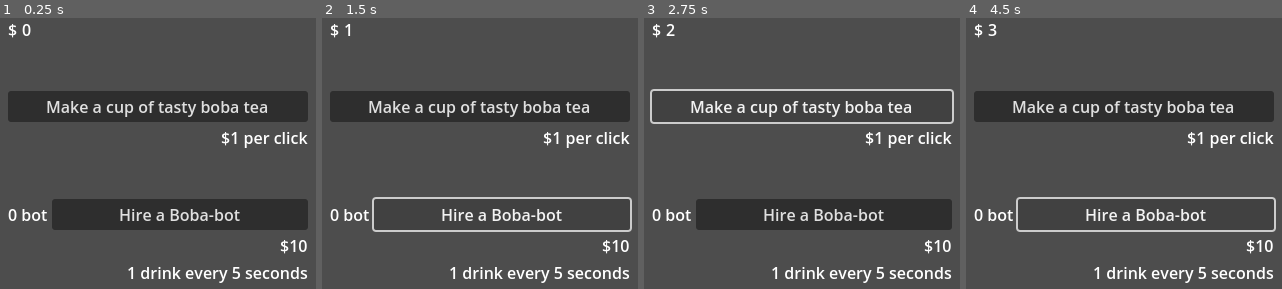
Above: before the commit, frames 1-4 (left to right).
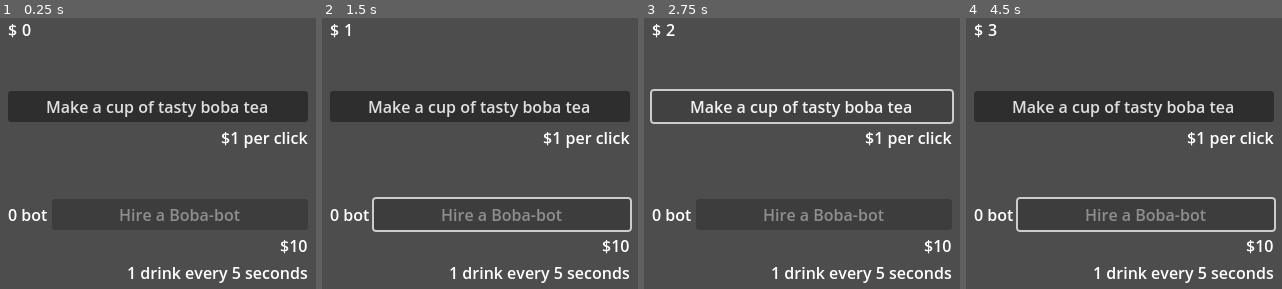
Above: after the commit, the same moments.

Repository: prutmongkol/simple-clicker
Game: Godot game, scene res://main.tscn
The game is run twice, just before and just after one commit, with the same random seed, the same clock (stepped at 60 frames per second) and the same inputs. The project has no main scene, so this scene is started directly.
Inputs (mouse positions are in pixels of both pictures, inside the frame that each line leads up to):
- Up to frame 1 (0.25 s): no input
- Up to frame 2 (1.5 s): click "Make a cup of tasty boba tea" at 0.5 s; click (502, 215) at 1.25 s, where only the run before the commit has a clickable "Hire a Boba-bot"
- Up to frame 3 (2.75 s): click "Make a cup of tasty boba tea" at 2 s
- Up to frame 4 (4.5 s): click (1146, 215) at 2.75 s, where only the run before the commit has a clickable "Hire a Boba-bot"; click "Make a cup of tasty boba tea" at 3.5 s; click (1146, 215) at 4.25 s, where only the run before the commit has a clickable "Hire a Boba-bot"

The runs differ from the first frame. In frame 1, 0.6% of the frame differs, in the area x 37-76%, y 70-75%; in frame 2, 0.7%; in frame 3, 0.6%; in frame 4, 0.7%.

Commit message:
add disabling buy button

Diff:
--- a/main.gd
+++ b/main.gd
@@ -25,6 +25,8 @@
 		elapsed_time -= bot_update_rate
 		money += bot_count
 
+	hire_boba_bot_button.disabled = money < bot_cost
+
 	money_label.text = str(money)
 	bot_count_label.text = str(bot_count) + " bot" if bot_count <= 1 else str(bot_count) + " bots"
 
